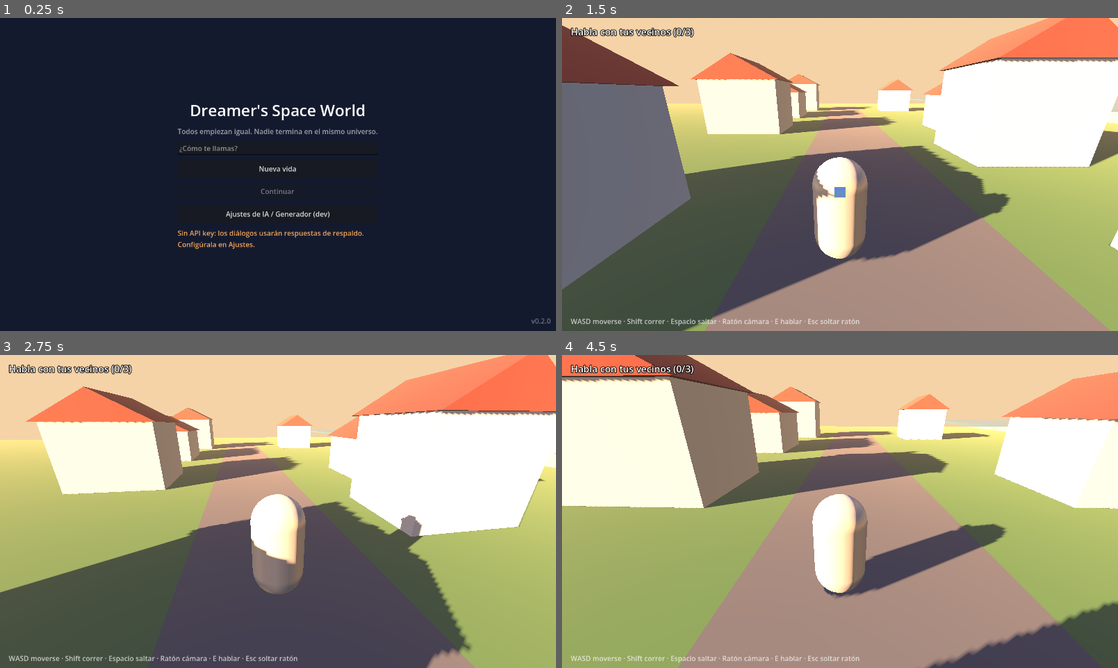
Above: before the commit, frames 1-4 (two rows, left to right).
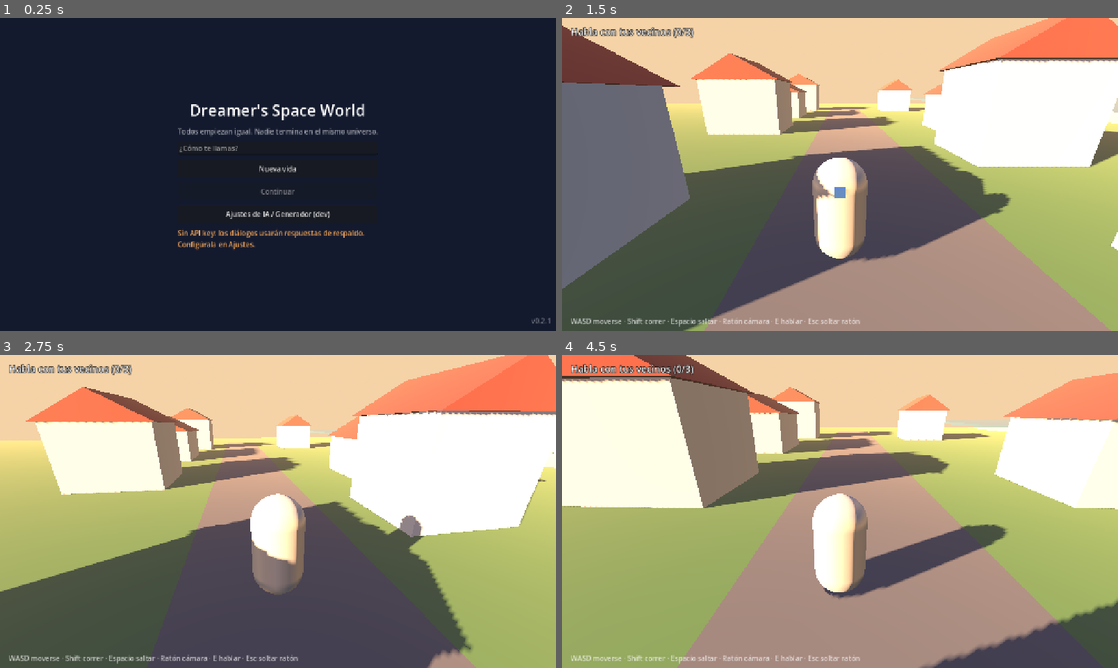
Above: after the commit, the same moments.

Repository: ahiram1701/dreamers-space-world
Game: Godot game, scene res://scenes/main_menu/MainMenu.tscn
Same seed, same stepped clock (60 frames per second), same inputs: the game is played once before the commit and once after it.
Inputs (mouse positions are in pixels of both pictures, inside the frame that each line leads up to):
- Up to frame 1 (0.25 s): no input
- Up to frame 2 (1.5 s): click (840, 149) at 0.52 s; type "12" at 0.6 s; click "Nueva vida" at 1.25 s
- Up to frame 3 (2.75 s): tap Enter at 2 s; move the mouse to (305, 511) at 2.02 s; hold W from 2.03 s (still down); tap E at 2.1 s; tap Space at 2.27 s
- Up to frame 4 (4.5 s): keep holding W; move the mouse to (812, 511) at 2.77 s; tap Shift at 2.85, 4.35 s; tap Space at 3.02 s; move the mouse to (851, 505) at 3.52 s; tap E at 3.6 s; move the mouse to (834, 517) at 4.27 s

The runs differ from the first frame. In frame 1, 1.7% of the frame differs, in the area x 32-99%, y 27-98%; in frame 2, 1.9%; in frame 3, 2.0%; in frame 4, 2.8%, in the area x 0-100%, y 0-100%.

Commit message:
Abrir maximizado y escalar la UI (v0.2.1)
En pantallas de 768 px de alto la ventana de 1280x720 más su marco no
cabía en el área útil y la barra de título quedaba fuera de la pantalla.

Co-Authored-By: Claude Opus 5.5 <noreply@anthropic.com>

Diff:
--- a/project.godot
+++ b/project.godot
@@ -7,7 +7,7 @@
 
 config/name="Dreamer's Space World"
 config/description="Un multiverso que crece contigo: la IA genera el mundo según tus decisiones."
-config/version="0.2.0"
+config/version="0.2.1"
 run/main_scene="res://scenes/main_menu/MainMenu.tscn"
 config/features=PackedStringArray("4.7")
 
@@ -27,6 +27,9 @@
 
 window/size/viewport_width=1280
 window/size/viewport_height=720
+window/size/mode=2
+window/stretch/mode="canvas_items"
+window/stretch/aspect="expand"
 
 [rendering]
 
Not shown, changed: CHANGELOG.md
